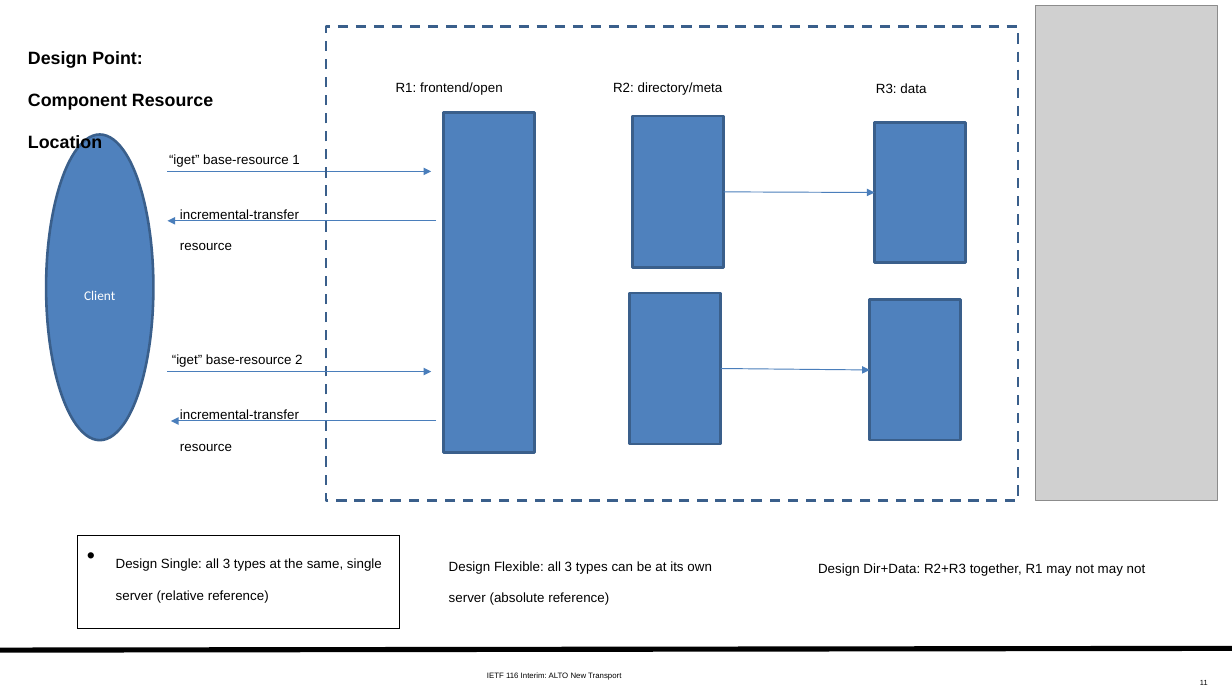
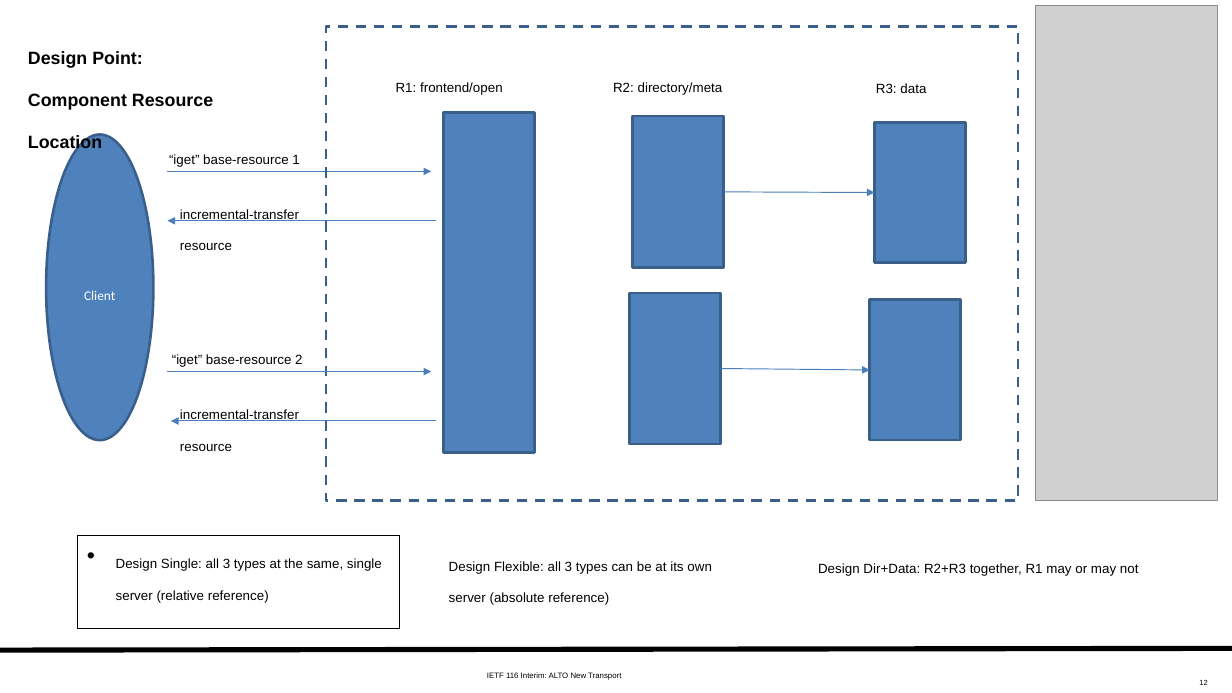
Before and after one commit to ietf-wg-alto/wg-materials, a slide deck: slide 12 of meetings-ietf/ietf-116-interim/slides-116-interim-alto-transport.pptx (slide 11 before the commit). Drawn at 1232x693 pixels with LibreOffice and Linux fonts; fonts in the diff are those of the drawing; grey boxes stand for pictures. Boxes give left, top, right and bottom in pixels: in the first picture for what was removed or moved away, otherwise in the second. Text is boxed around its words. In the diff, an @@ line names an element or a change of style, - is before the commit and + after.

```diff
--- a/meetings-ietf/ietf-116-interim/slides-116-interim-alto-transport.pptx
+++ b/meetings-ietf/ietf-116-interim/slides-116-interim-alto-transport.pptx
@@ text at (818, 563, 1139, 576): text changed @@
-Design Dir+Data: R2+R3 together, R1 may not may not
+Design Dir+Data: R2+R3 together, R1 may or may not
@@ page number at (1199, 679, 1207, 685): text changed @@
-11
+12
```
Also in this commit, not shown: 12 other slides changed, 2 slides added.
